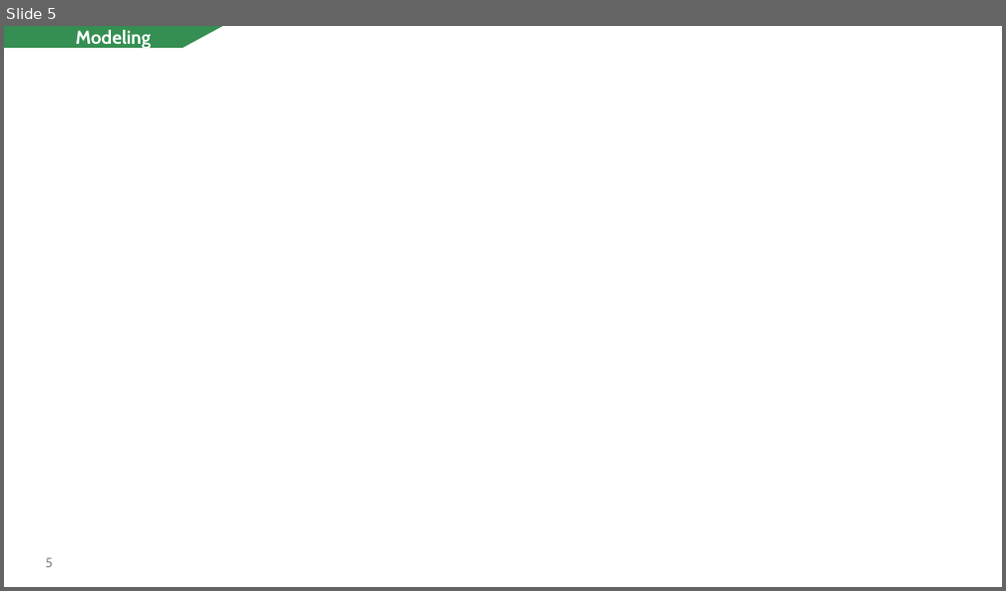
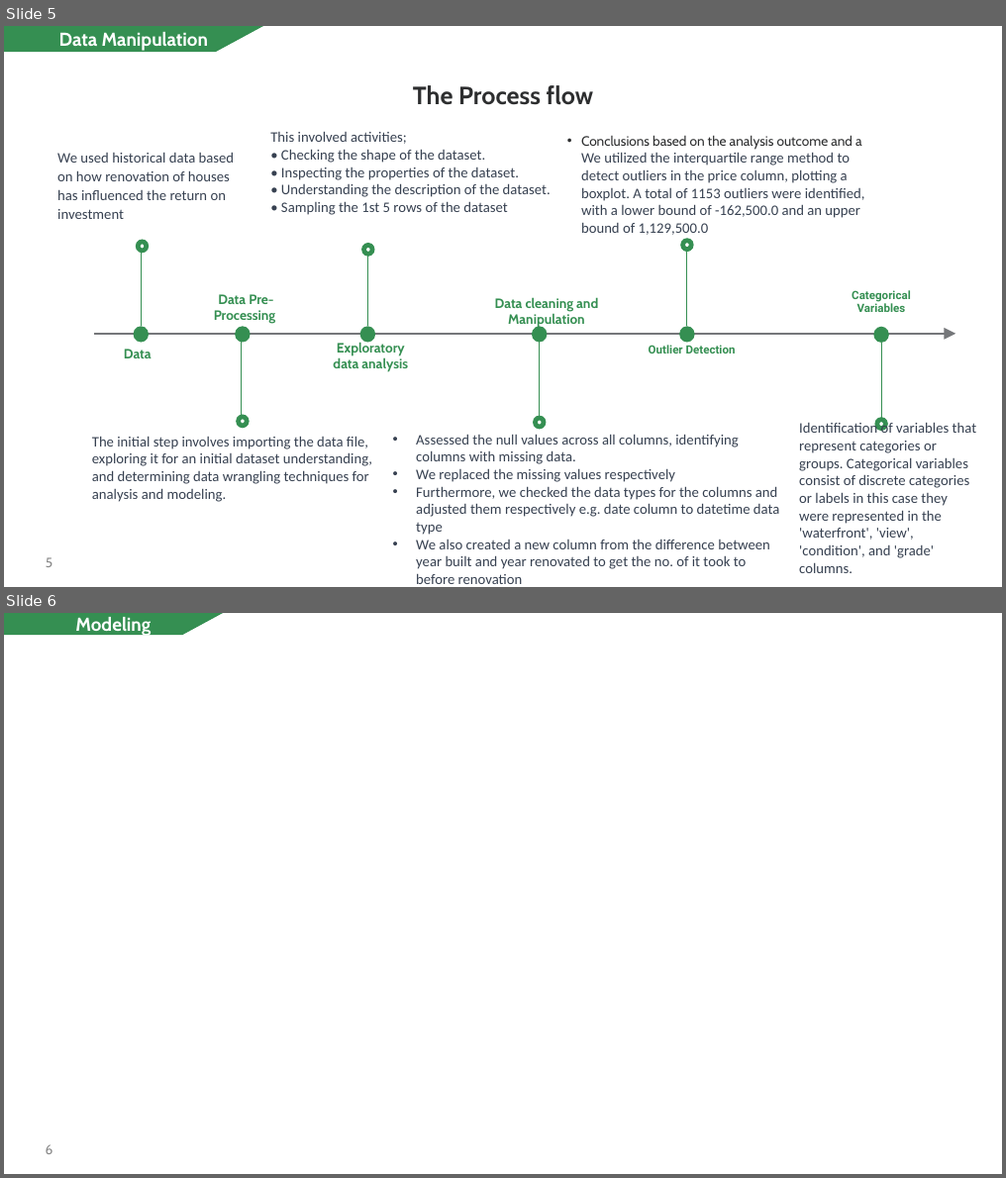
Before and after one commit to CarolineNjorog3/Transforming-homes-elevating-values, a slide deck: Non_Technical Presentation.pptx. Shown one above the other, each under a label of ours: slide 5 before the commit, slides 5 and 6 after it. The pictures are 1006x591 and 1006x1178 pixels, drawn with LibreOffice and Linux fonts; fonts in the diff are those of the drawing. Boxes give left, top, right and bottom in pixels: in the first picture for what was removed or moved away, otherwise in the second. Text is boxed around its words. In the diff, an @@ line names an element or a change of style, - is before the commit and + after.

```diff
--- a/Non_Technical Presentation.pptx
+++ b/Non_Technical Presentation.pptx
@@ slide 5 added at (4, 26, 1002, 587), background #FFFFFF at 24% opacity @@
@@ freeform shape added at (4, 26, 263, 52), fill #358F52, 18 pt, text #FFFFFF, bold @@
+Data Manipulation
@@ text added at (413, 85, 593, 105), 24 pt, text #2D2E2F, bold @@
+The Process flow
@@ group added at (57, 131, 955, 584): 10 ellipses, 9 texts, 5 lines, 1 arrow @@
+Data
+Exploratory data analysis
+Data Pre-Processing
+Data cleaning and Manipulation
+This involved activities;
+• Checking the shape of the dataset.
+• Inspecting the properties of the dataset.
+• Understanding the description of the dataset.
+• Sampling the 1st 5 rows of the dataset
+The initial step involves importing the data file, exploring it for an initial dataset understanding, and determining data wrangling techniques for analysis and modeling.
+• Assessed the null values across all columns, identifying columns with missing data.
+• We replaced the missing values respectively
+• Furthermore, we checked the data types for the columns and adjusted them respectively e.g. date column to datetime data type
+• We also created a new column from the difference between year built and year renovated to get the no. of it took to before renovation
+• Conclusions based on the analysis outcome and a We utilized the interquartile range method to detect outliers in the price column, plotting a boxplot. A total of 1153 outliers were identified, with a lower bound of -162,500.0 and an upper bound of 1,129,500.0
+We used historical data based on how renovation of houses has influenced the return on investment
@@ text added at (851, 290, 911, 312), 11 pt, text #358F52, bold @@
+Categorical Variables
@@ text added at (648, 345, 736, 354), 11 pt, text #358F52, bold @@
+Outlier Detection
@@ ellipse added at (874, 327, 890, 343), fill #358F52 @@
@@ line added from (881, 343) to (881, 421), #358F52 1 pt @@
@@ text added at (799, 421, 976, 573), 14 pt, text #374151 @@
+Identification of variables that represent categories or groups. Categorical variables consist of discrete categories or labels in this case they were represented in the 'waterfront', 'view', 'condition', and 'grade' columns.
@@ ellipse added at (877, 420, 885, 429), fill #FFFFFF, outline #358F52 4.5 pt @@
@@ page number added at (46, 558, 53, 568), 13 pt, text #888888 @@
+5
@@ what was slide 5 is now slide 6 @@
@@ page number at (46, 1145, 54, 1155): text changed @@
-5
+6
```
Also in this commit, not shown: 2 slides changed, 2 other slides added, 2 slides removed, 2 other files.
